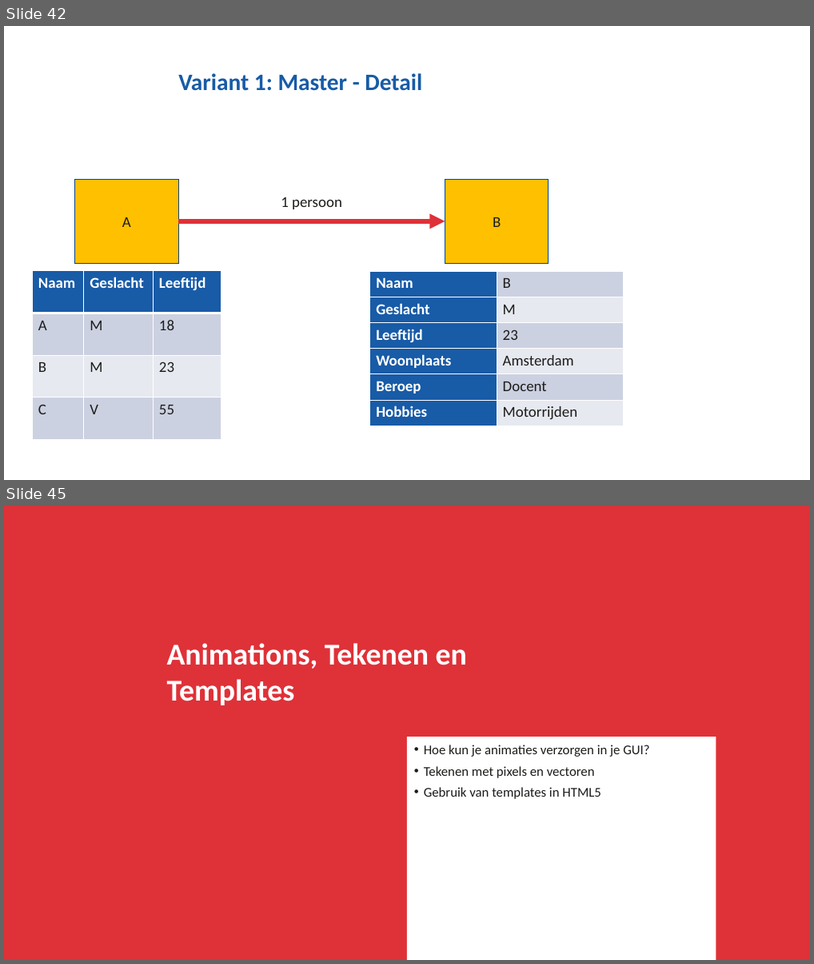
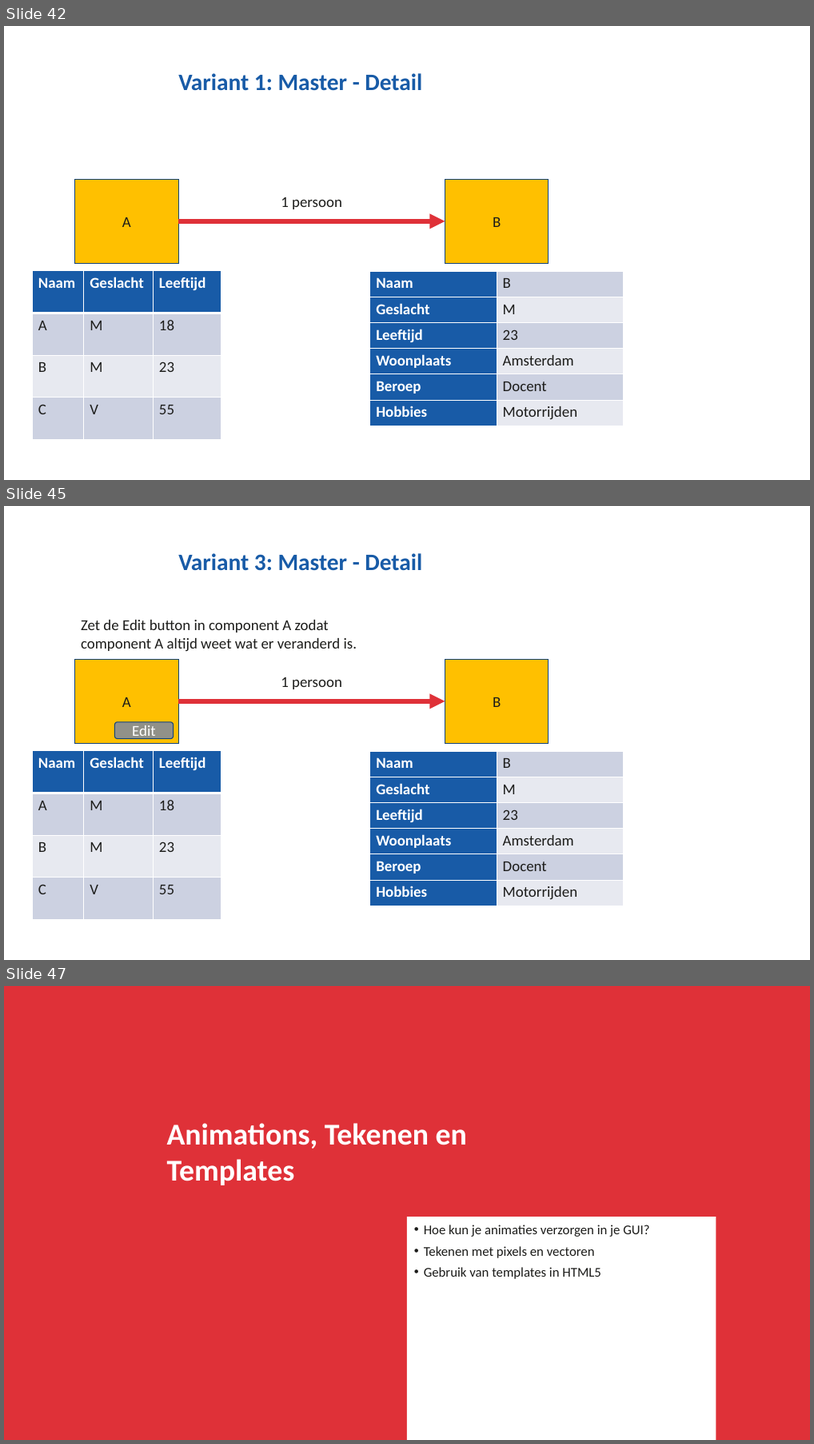
Before and after one commit to NHLStenden/Flex-WebDevelopment-FrontEndDevelopment, a slide deck: Presentatie/Front-End Development.pptx. Shown one above the other, each under a label of ours: slides 42 and 45 before the commit, slides 42, 45 and 47 after it; the slides between them are not shown. The pictures are 814x964 and 814x1444 pixels, drawn with LibreOffice and Linux fonts; fonts in the diff are those of the drawing; background and template pictures are left out. Boxes give left, top, right and bottom in pixels: in the first picture for what was removed or moved away, otherwise in the second. Text is boxed around its words. In the diff, an @@ line names an element or a change of style, - is before the commit and + after.

```diff
--- a/Presentatie/Front-End Development.pptx
+++ b/Presentatie/Front-End Development.pptx
@@ slide 45 added at [4, 506, 810, 960], background #FFFFFF @@
@@ title added at [178, 553, 422, 571], 28 pt, text #185BA7, bold @@
+Variant 3: Master - Detail
@@ text added at [81, 620, 357, 652], 18 pt, text #1C1C1A @@
+Zet de Edit button in component A zodat component A altijd weet wat er veranderd is.
@@ rectangle added at [74, 659, 178, 743], fill #FFC000, outline #12437C 1 pt, 18 pt, text #1C1C1A @@
+A
@@ rectangle added at [445, 659, 549, 743], fill #FFC000, outline #12437C 1 pt, 18 pt, text #1C1C1A @@
+B
@@ text added at [281, 677, 342, 689], 18 pt, text #1C1C1A @@
+1 persoon
@@ arrow added from (179, 701) to (445, 701), #DF3138 6 pt @@
@@ rounded rectangle added at [114, 722, 174, 739], fill #919189, outline #12437C 1 pt, 18 pt, text #FFFFFF @@
+Edit
@@ table added at [33, 751, 222, 919], 4 rows, 3 columns @@
+Naam | Geslacht | Leeftijd
+A | M | 18
+B | M | 23
+C | V | 55
@@ table added at [370, 751, 624, 905], 6 rows, 2 columns @@
+Naam | B
+Geslacht | M
+Leeftijd | 23
+Woonplaats | Amsterdam
+Beroep | Docent
+Hobbies | Motorrijden
@@ what was slide 45 is now slide 47 @@
```
Also in this commit, not shown: 2 slides changed, 1 other slide added, 8 other files.
